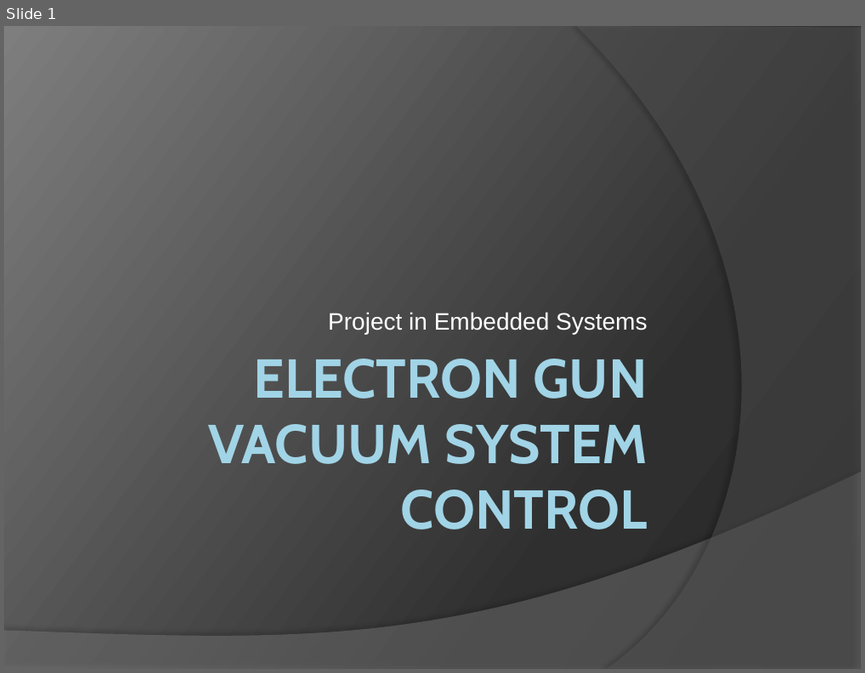
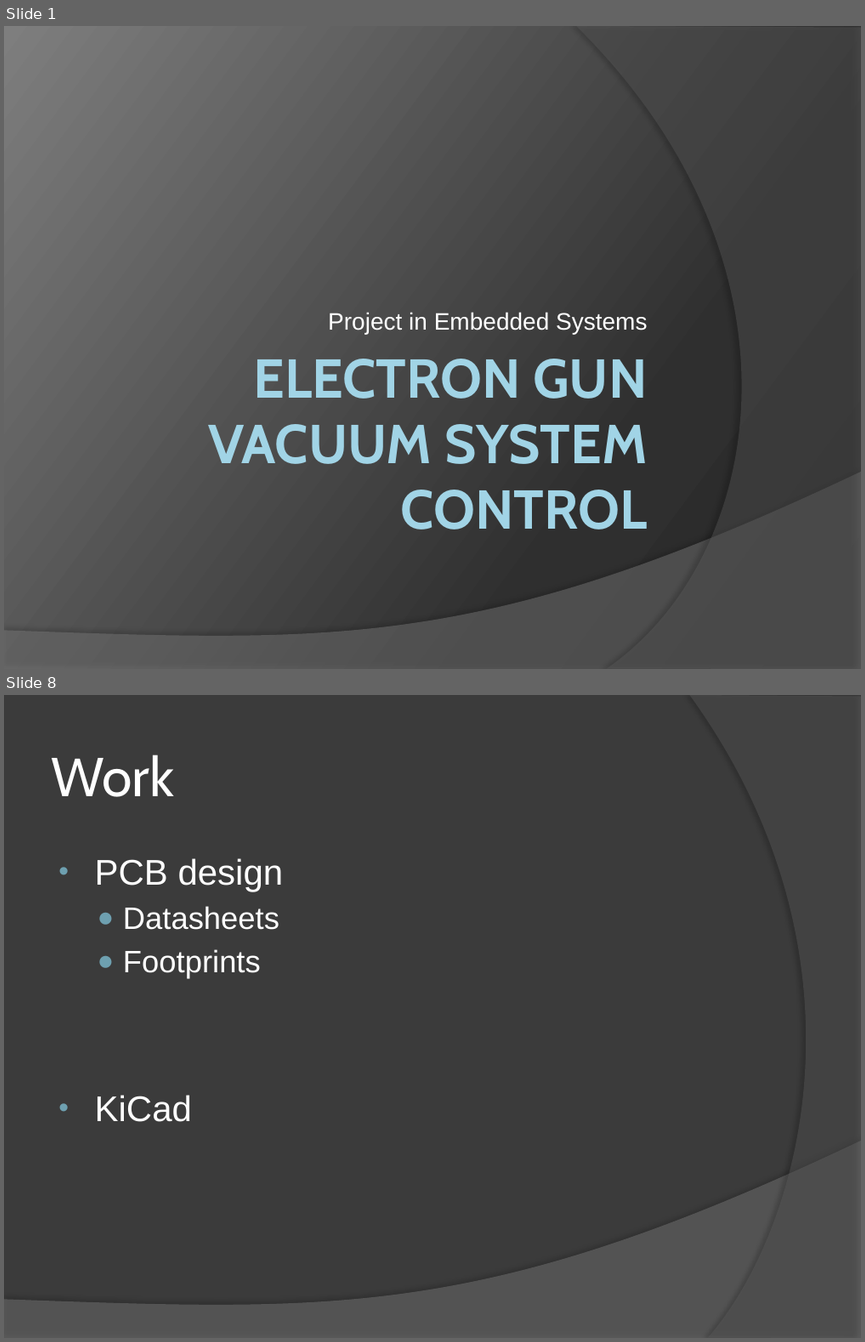
Before and after one commit to Simmz64/EmbeddedProject, a slide deck: SimonGollbo_EmbeddedProject_Final.pptx. Shown one above the other, each under a label of ours: slide 1 before the commit, slides 1 and 8 after it; the slides between them are not shown. The pictures are 865x673 and 865x1342 pixels, drawn with LibreOffice and Linux fonts; fonts in the diff are those of the drawing. Boxes give left, top, right and bottom in pixels: in the first picture for what was removed or moved away, otherwise in the second. Text is boxed around its words. In the diff, an @@ line names an element or a change of style, - is before the commit and + after.

```diff
--- a/SimonGollbo_EmbeddedProject_Final.pptx
+++ b/SimonGollbo_EmbeddedProject_Final.pptx
@@ slide 8 added at (4, 695, 861, 1338), background #3B3B3B; not listed: 1 template element that a slide beside it also shows @@
@@ freeform shape added at (689, 695, 861, 1338), fill #5E5E5E at 40% opacity @@
@@ title added at (51, 755, 174, 797), 46 pt, text #FFFFFF @@
+Work
@@ text added at (95, 858, 284, 1122), 26 pt, text #FFFFFF @@
+• PCB design
+  ● Datasheets
+  ● Footprints
+• KiCad
```
Also in this commit, not shown: 6 slides changed, 5 other slides added.
